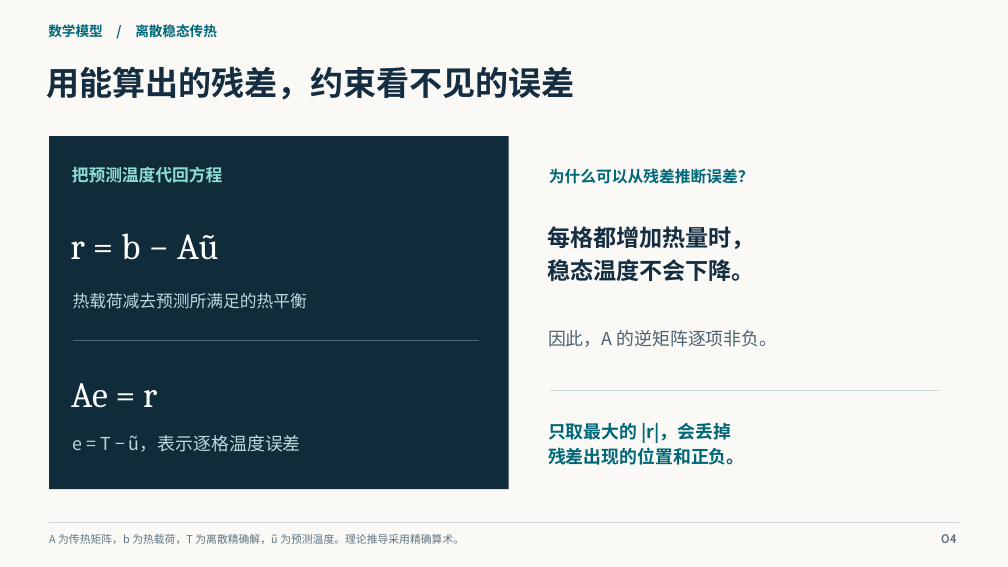
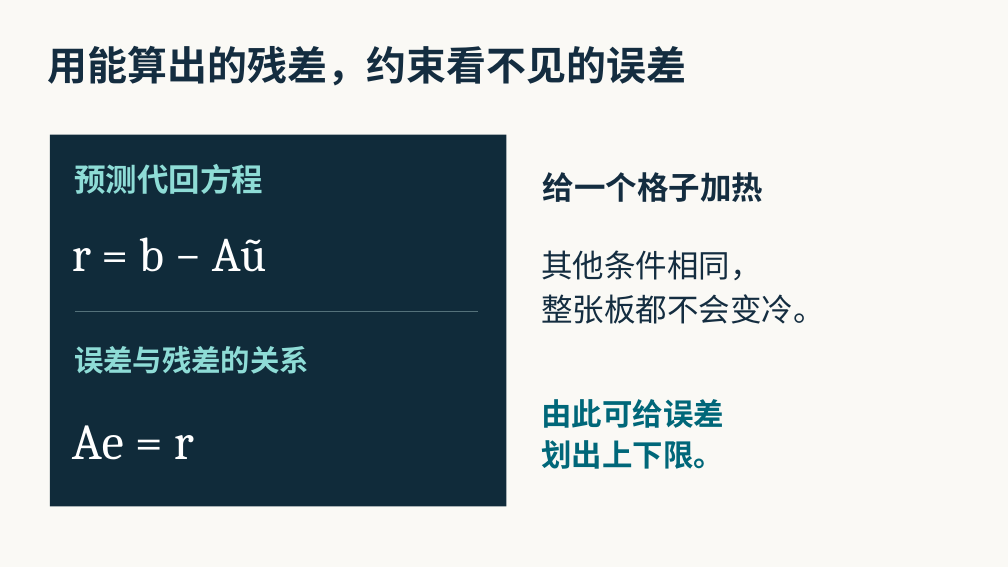
Before and after one commit to orgyuanbao/MoonshineThermalLab, a slide deck: slide 4 of MoonshineThermalLab/classroom/Moonshine热仿真课堂汇报.pptx. Drawn at 1008x567 pixels with LibreOffice and Linux fonts; fonts in the diff are those of the drawing. Boxes give left, top, right and bottom in pixels: in the first picture for what was removed or moved away, otherwise in the second. Text is boxed around its words. In the diff, an @@ line names an element or a change of style, - is before the commit and + after.

```diff
--- a/MoonshineThermalLab/classroom/Moonshine热仿真课堂汇报.pptx
+++ b/MoonshineThermalLab/classroom/Moonshine热仿真课堂汇报.pptx
@@ text removed at (48, 23, 217, 41) @@
-数学模型 / 离散稳态传热
@@ text "用能算出的残差，约束看不见的误差": place and size @@
-text "用能算出的残差，约束看不见的误差" at (46, 66, 574, 100)
+text "用能算出的残差，约束看不见的误差" at (48, 46, 687, 85)
@@ text "用能算出的残差，约束看不见的误差" at (48, 46, 687, 85): size 31.5 to 38 pt @@
@@ rectangle: place and size @@
-rectangle at (49, 136, 509, 489)
+rectangle at (50, 135, 507, 507)
@@ text at (74, 164, 263, 194): text changed; size 16 to 30 pt @@
-把预测温度代回方程
+预测代回方程
@@ text added at (543, 172, 763, 202), 30 pt, text #142D40, bold @@
+给一个格子加热
@@ text "r = b − Aũ" at (72, 237, 267, 272): size 35 to 46 pt @@
@@ text removed at (547, 226, 755, 281) @@
-每格都增加热量时，
-稳态温度不会下降。
@@ text added at (541, 250, 824, 324), 30 pt, text #142D40 @@
+其他条件相同，
+整张板都不会变冷。
@@ line moved from (73, 340) - (479, 340) to (75, 312) - (478, 312) @@
@@ line (75, 312) - (478, 312): stroke #486571 0.8 pt to #54717A 1.1 pt @@
@@ text at (74, 346, 309, 374): text changed; size 16 to 28 pt; text colour #BED7DB to #8EDCD6; bold on @@
-热载荷减去预测所满足的热平衡
+误差与残差的关系
@@ text removed at (548, 330, 778, 347) @@
-因此，A 的逆矩阵逐项非负。
@@ text "Ae = r": place and size @@
-text "Ae = r" at (71, 383, 157, 408)
+text "Ae = r" at (72, 425, 194, 460)
@@ text "Ae = r" at (72, 425, 194, 460): size 34 to 48 pt @@
@@ text at (541, 399, 724, 469): text changed; size 15 to 29 pt @@
-为什么可以从残差推断误差？
+由此可给误差
+划出上下限。
@@ line removed from (550, 391) to (940, 391) @@
@@ text removed at (73, 435, 301, 452) @@
-e = T − ũ，表示逐格温度误差
@@ text removed at (548, 422, 745, 465) @@
-只取最大的 |r|，会丢掉
-残差出现的位置和正负。
@@ line removed from (49, 523) to (959, 523) @@
@@ text removed at (49, 534, 464, 544) @@
-A 为传热矩阵，b 为热载荷，T 为离散精确解，ũ 为预测温度。理论推导采用精确算术。
@@ text removed at (941, 534, 957, 543) @@
-04
```
Also in this commit, not shown: 17 other slides changed.
